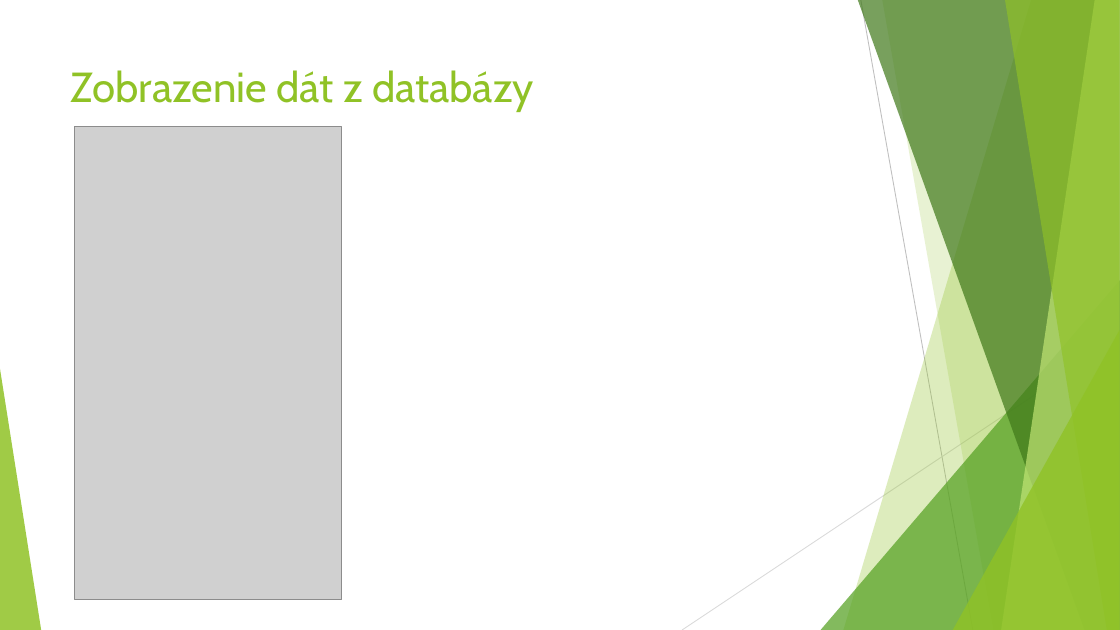
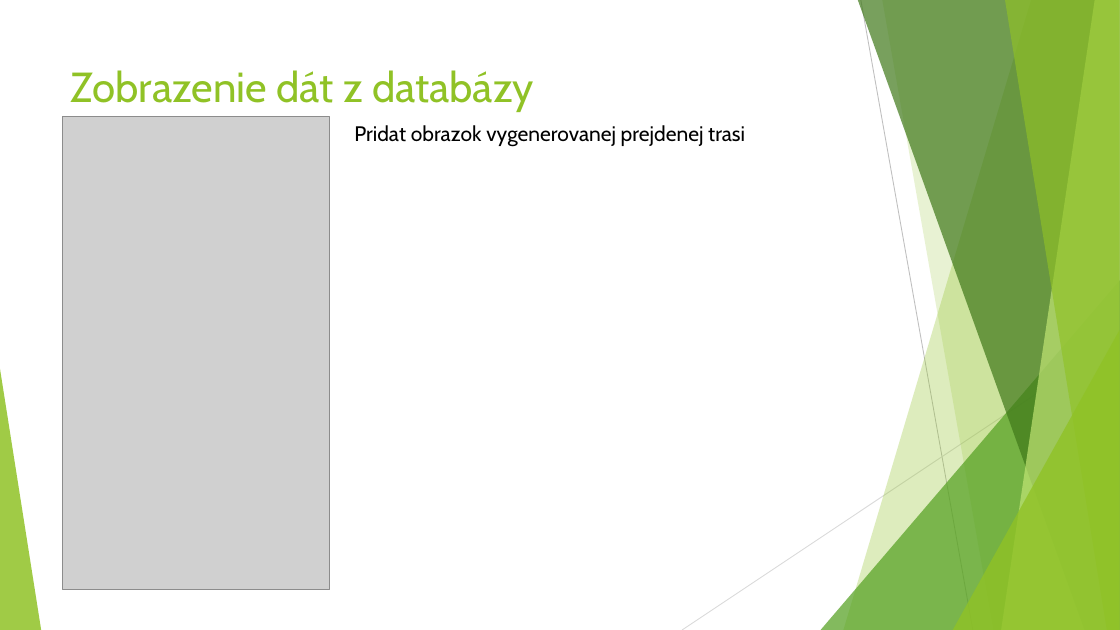
Before and after one commit to gameblaer/zaverecna_praca_bc, a slide deck: slide 7 of Prezentacia_Vrták_Martin.pptx. Drawn at 1120x630 pixels with LibreOffice and Linux fonts; fonts in the diff are those of the drawing; grey boxes stand for pictures. Boxes give left, top, right and bottom in pixels: in the first picture for what was removed or moved away, otherwise in the second. Text is boxed around its words. In the diff, an @@ line names an element or a change of style, - is before the commit and + after.

```diff
--- a/Prezentacia_Vrták_Martin.pptx
+++ b/Prezentacia_Vrták_Martin.pptx
@@ picture: place and size @@
-picture at (75, 127, 342, 600)
+picture at (62, 117, 329, 590)
@@ text added at (354, 125, 745, 147), 18 pt, text #000000 @@
+Pridat obrazok vygenerovanej prejdenej trasi
```
Also in this commit, not shown: 2 other slides changed, 2 slides added, 1 slide removed.
